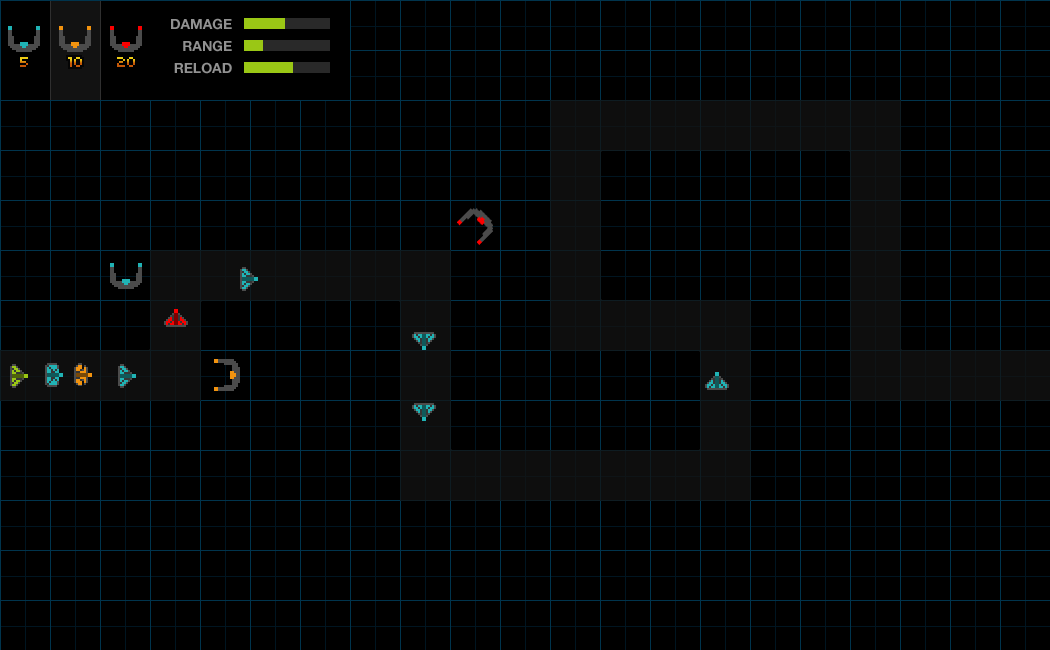
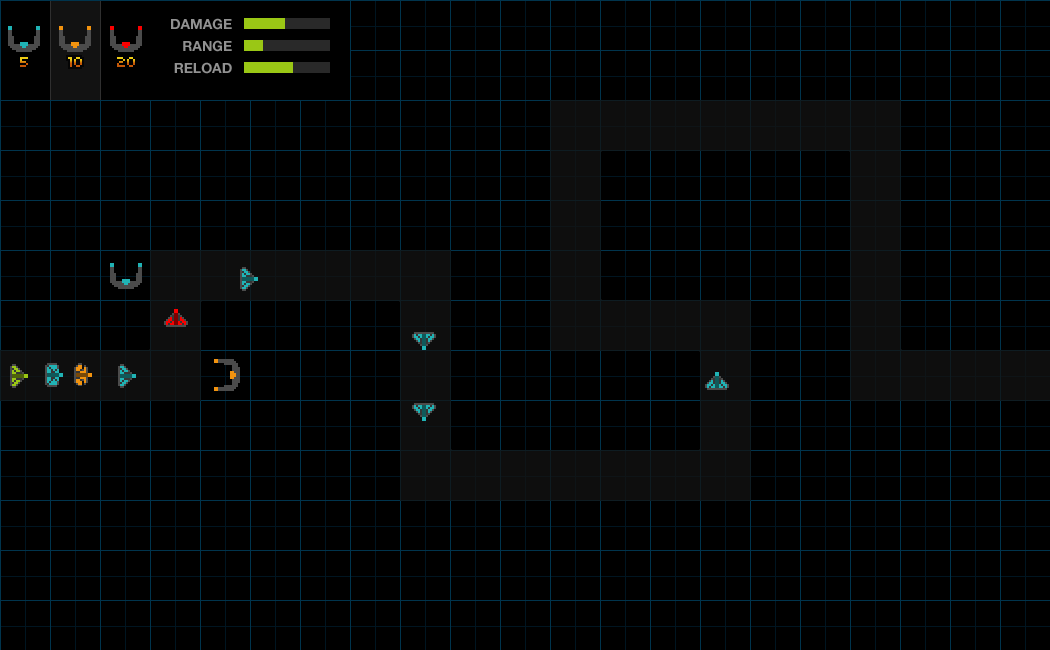
Comparing the layer stacks of the two w=1050, h=650 images. Changes:
hid "Layer 1 copy 11" over [457,208,493,246]
